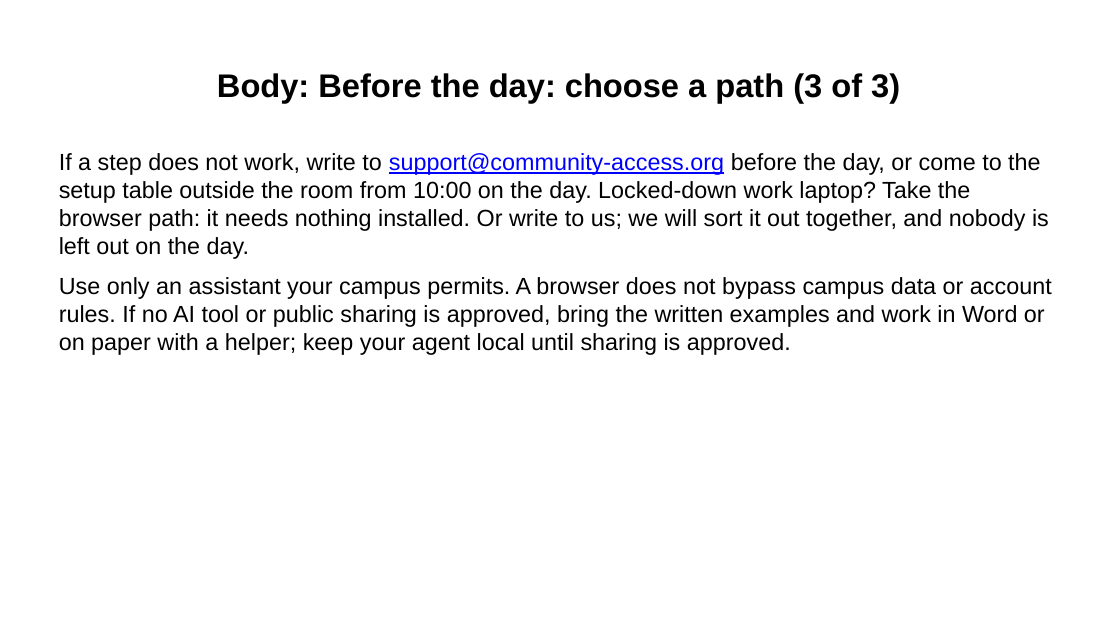
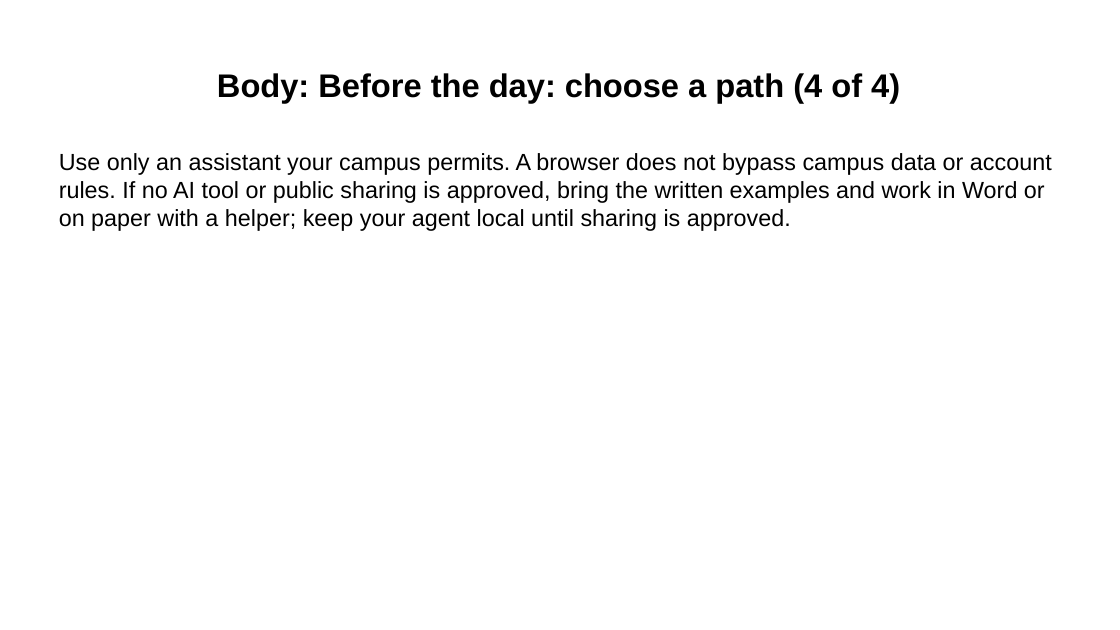
Before and after one commit to Community-Access/glow, a slide deck: slide 8 of docs/ahg-2026/pre-event-message.pptx (slide 7 before the commit). Drawn at 1120x630 pixels with LibreOffice and Linux fonts; fonts in the diff are those of the drawing. Boxes give left, top, right and bottom in pixels: in the first picture for what was removed or moved away, otherwise in the second. Text is boxed around its words. In the diff, an @@ line names an element or a change of style, - is before the commit and + after.

Commit message:
Publish accurate AHG and Accessibility Agents content
Admin merge authorized by repository owner; all required CI checks passed.

```diff
--- a/docs/ahg-2026/pre-event-message.pptx
+++ b/docs/ahg-2026/pre-event-message.pptx
@@ title at (x1=217, y1=73, x2=900, y2=102): text changed @@
-Body: Before the day: choose a path (3 of 3)
+Body: Before the day: choose a path (4 of 4)
@@ text at (x1=59, y1=153, x2=1049, y2=259): paragraph removed @@
-If a step does not work, write to support@community-access.org before the day, or come to the setup table outside the room from 10:00 on the day. Locked-down work laptop? Take the browser path: it needs nothing installed. Or write to us; we will sort it out together, and nobody is left out on the day.
```
Also in this commit, not shown: 5 other slides changed, 4 slides added, 18 other files.
